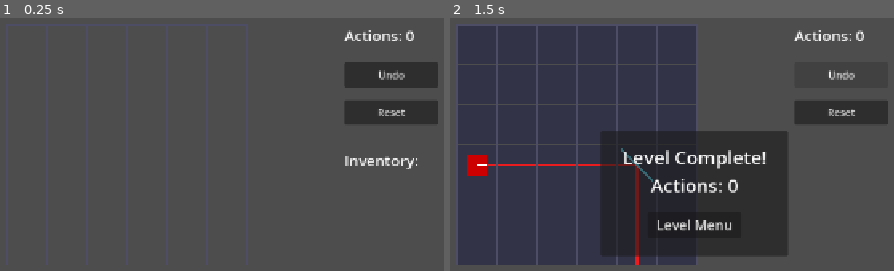
Above: before the commit, frames 1-2 (left to right).
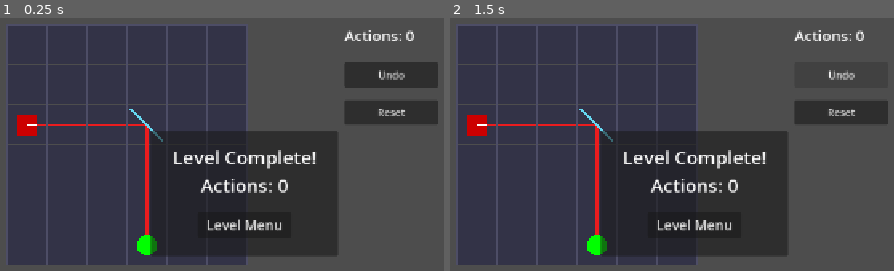
Above: after the commit, the same moments.

Repository: Tortiz-CSUF/laser-mirror-puzzle
Game: Godot game, scene res://Scenes/game_board.tscn
Two runs of this game, one before a commit and one after it. Both use one fixed random seed, a clock stepped at 60 frames per second and the inputs below.
Inputs:
- Up to frame 1 (0.25 s): no input
- Up to frame 2 (1.5 s): click "Reset" at 0.5 s; click "Undo" at 1.25 s

The runs differ from the first frame. In frame 1, 58% of the frame differs, in the area x 1-94%, y 3-98%; in frame 2, 2.4%.
Error before the commit: Invalid access to property or key 'mirror_dir' on a base object of type 'Dictionary'. (res://Scripts/game_board.gd:661)

Commit message:
laser-mirror-puzzle-Interim_5

Diff:
--- a/Scripts/game_board.gd
+++ b/Scripts/game_board.gd
@@ -86,6 +86,7 @@
 	$UI/FailPanel/RetryButton.pressed.connect(_on_retry)
 	$UI/WinPanel/MenuButton.pressed.connect(_on_menu)
 	load_level(LevelData.current_level)
+
 
 func _empty_cell() -> Dictionary:
 	return{
@@ -371,6 +372,7 @@
 
 func _trigger_win():
 	level_active = false
+	LevelData.complete_level(LevelData.current_level, action_count)
 	$UI/WinPanel.visible = true
 	$UI/WinPanel/WinLabel.text = "Level Complete!\nActions: " + str(action_count)
 
@@ -554,14 +556,7 @@
 
 
 func reset_level():
-	action_count = 0
-	action_history.clear()
-	_init_grid()
-	_place_test_pieces()
-	_draw_tiles()
-	_cast_all_lasers()
-	_update_ui()
-	_build_inventory_ui()
+	load_level(LevelData.current_level)
 
 
 func _update_ui():
@@ -658,7 +653,7 @@
 
 	for p in data["pieces"]:
 		var cell := _empty_cell()
-		cell["type"] = GameData.MirrorDir[p["mirror_dir"]]
+		cell["type"] = GameData.PieceType[p["type"]]
 		if p.has("mirror_dir"):
 			cell["mirror_dir"] = GameData.MirrorDir[p["mirror_dir"]]
 		if p.has("double_sided"):
@@ -685,9 +680,9 @@
 			piece["double_sided"] = inv["double_sided"]
 			inventory.append(piece)
 
+	$UI/WinPanel.visible = false
+	$UI/FailPanel.visible = false
 	_draw_tiles()
 	_cast_all_lasers()
 	_build_inventory_ui()
 	_update_ui()
-	$UI/WinPanel.visible = false
-	$UI/FailPanel.visible = false
